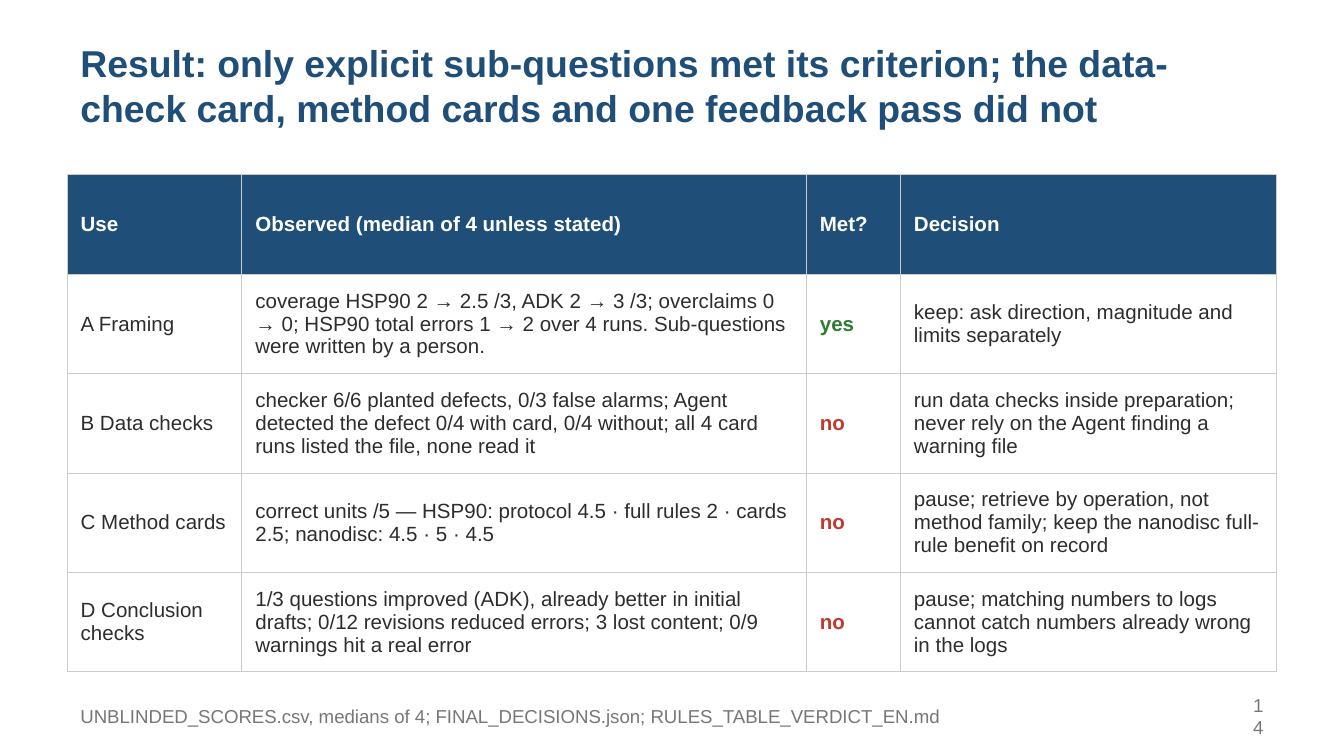
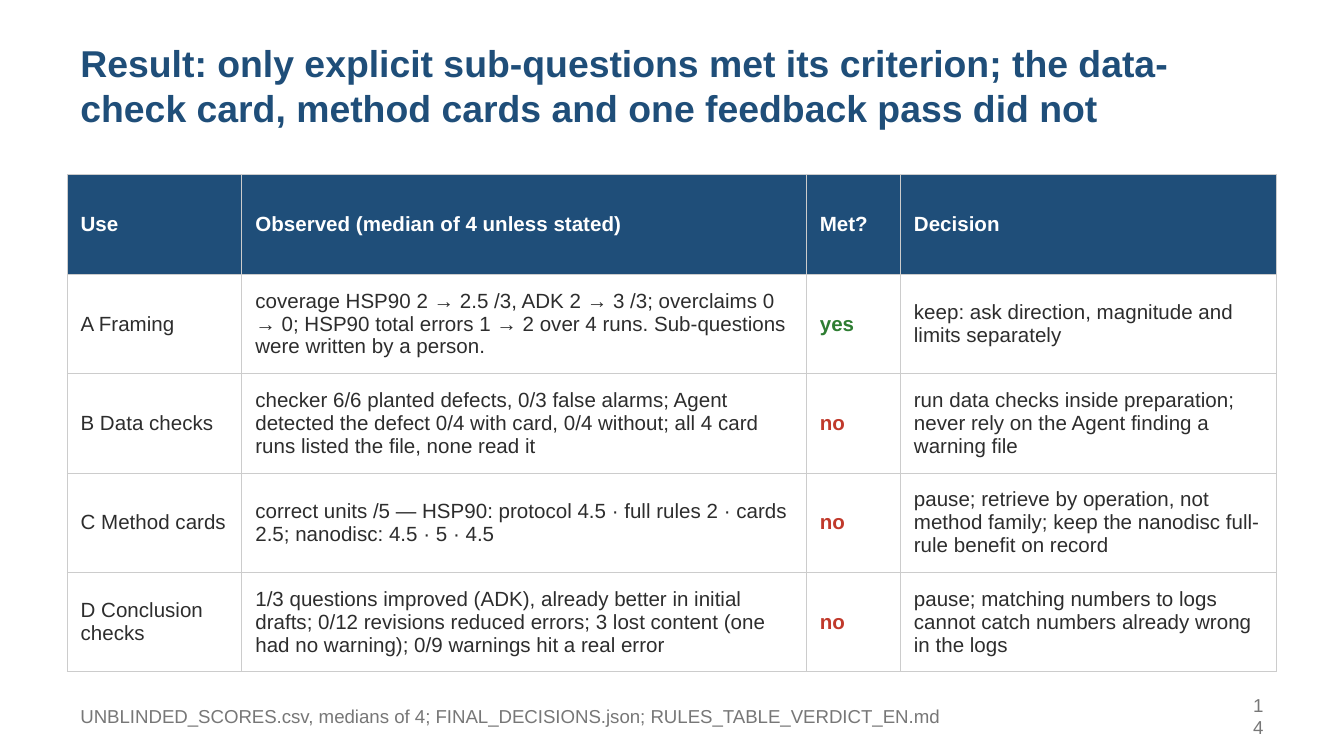
Before and after one commit to alex051107/dynamics-atlas-harness, a slide deck: slide 14 of review/rules-agent-study-20260909/development-results/SOOJUNG_DISCUSSION_20260910_EN.pptx. Drawn at 1344x756 pixels with LibreOffice and Linux fonts; fonts in the diff are those of the drawing. Boxes give left, top, right and bottom in pixels: in the first picture for what was removed or moved away, otherwise in the second. Text is boxed around its words. In the diff, an @@ line names an element or a change of style, - is before the commit and + after.

```diff
--- a/review/rules-agent-study-20260909/development-results/SOOJUNG_DISCUSSION_20260910_EN.pptx
+++ b/review/rules-agent-study-20260909/development-results/SOOJUNG_DISCUSSION_20260910_EN.pptx
@@ table at (67, 175, 1277, 661) @@
-row 5, column 2: 1/3 questions improved (ADK), already better in initial drafts; 0/12 revisions reduced errors; 3 lost content; 0/9 warnings hit a real error
+row 5, column 2: 1/3 questions improved (ADK), already better in initial drafts; 0/12 revisions reduced errors; 3 lost content (one had no warning); 0/9 warnings hit a real error
```
Also in this commit, not shown: 13 other slides changed, 2 slides added, 1 slide removed, 8 other files.
